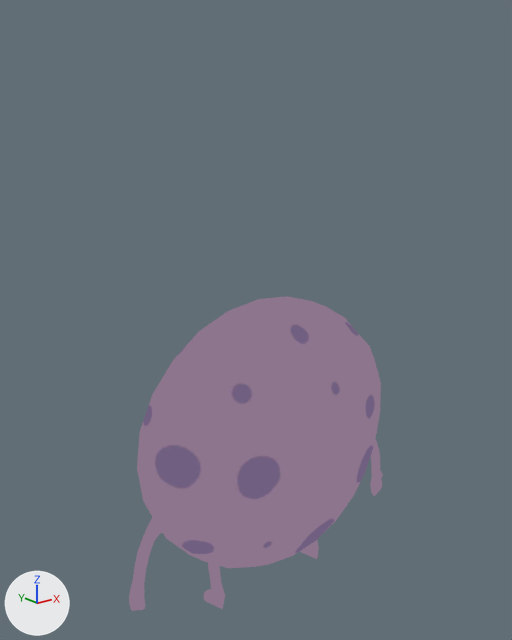
What one commit did to the glTF model godot/assets/models/battle/summons/Mouthball.glb.
The view is the same before and after, from a 50 mm camera at (-0.197, -0.236, 0.235) aimed at (-0.003, 0.006, 0.138). Arrows for +X, +Y and +Z are at lower left; the lights stay in place. The first picture is the older version. Both versions are drawn at frame 7 of the action 'MouthMonster_Intro'; the numbers are the values there. Vertices at exactly the same position are counted once.

In view in the first picture: 'MouthMonster'.
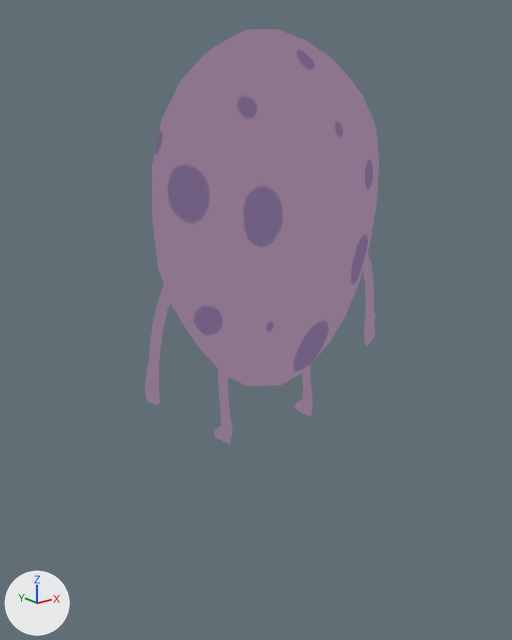
Changed parts and their boxes (x1, y1, x2, y2) in the pictures (512 x 640 px; the box of a moved part takes in the faces that stretch with it):
'MouthMonster', reshaped, rescaled, moved, turned
    before: (129, 296, 383, 611)
    after: (145, 29, 379, 445)
part 1 of me_mouthmonster, moved or reshaped
    before: (204, 563, 225, 609)
    after: (214, 369, 233, 445)
part 2 of me_mouthmonster, moved or reshaped
    before: (129, 516, 168, 611)
    after: (145, 275, 181, 405)
part 3 of me_mouthmonster, moved or reshaped
    before: (300, 540, 319, 559)
    after: (295, 365, 313, 417)
part 4 of me_mouthmonster, moved or reshaped
    before: (370, 440, 383, 496)
    after: (363, 254, 376, 346)
part 5 of me_mouthmonster, moved or reshaped
    before: (137, 296, 381, 568)
    after: (152, 29, 379, 386)

Patch to the scene script:
```diff
--- a/godot/assets/models/battle/summons/Mouthball.glb.py
+++ b/godot/assets/models/battle/summons/Mouthball.glb.py
@@ me_mouthmonster @@
 # used by ob_mouthmonster; parent = ob_mouthball; location = (0.0, 0.0, 0.0); rotation_euler = (1.571, 0.0, 0.0), in degrees (90, 0, 0)
-me_mouthmonster.from_pydata(...)  # 596 vertices, 1166 faces; spans x -1.58..1.62, y -0.01..2.95, z -0.74..0.74
+me_mouthmonster.from_pydata(...)  # 596 vertices, 1166 faces; spans x -1.31..1.36, y -0.63..0.61, z 1.69..5.24
+# me_mouthmonster part 1: the loose piece of 62 vertices spanning x -0.71..-0.53, y -0.01..0.57, z -0.2..0.07 is multiplied about its middle by the matrix ((0.794, 0.011, -0.003), (-0.003, -0.005, -0.794), (-0.007, 1.287, -0.003)), then moved by (0.13, -0.22, 2.14)
+# me_mouthmonster part 2: the loose piece of 103 vertices spanning x -1.58..-1.15, y 0.42..1.34, z -0.01..0.18 is multiplied about its middle by the matrix ((0.834, 0.012, -0.007), (-0.007, -0.005, -0.834), (-0.01, 1.212, -0.005)), then moved by (0.24, -0.95, 2.77)
+# me_mouthmonster part 3: the loose piece of 62 vertices spanning x 0.54..0.72, y -0.01..0.57, z -0.2..0.07 is multiplied about its middle by the matrix ((0.794, 0.011, -0.003), (-0.003, -0.005, -0.794), (-0.007, 1.287, -0.003)), then moved by (-0.13, -0.23, 2.13)
+# me_mouthmonster part 4: the loose piece of 103 vertices spanning x 1.13..1.62, y 0.42..1.32, z -0.01..0.18 is multiplied about its middle by the matrix ((0.834, 0.012, -0.007), (-0.007, -0.005, -0.834), (-0.01, 1.212, -0.005)), then moved by (-0.22, -0.96, 2.73)
+# me_mouthmonster part 5: 266 of 596 vertices moved; they spanned x -1.38..1.35, y 0.34..2.95, z -0.74..0.74 and now span x -1.13..1.16, y -0.63..0.61, z 2.15..5.24; mean shift (0.02, -1.67, 3.76); largest move (0.04, 2.93, -0.2) -> (0.07, 0.16, 5.21)
 me_mouthmonster.materials.append(mat_mouthmonster)
@@ ob_mouthmonster @@
 ob_mouthmonster = bpy.data.objects.new('MouthMonster', me_mouthmonster)
-ob_mouthmonster.parent = ob_mouthball
 ob_mouthmonster.location = (0.0, 0.0, 0.0)
-ob_mouthmonster.rotation_euler = (1.571, 0.0, 0.0)  # degrees (90, 0, 0)
+ob_mouthmonster.scale = (0.05, 0.05, 0.05)
```
